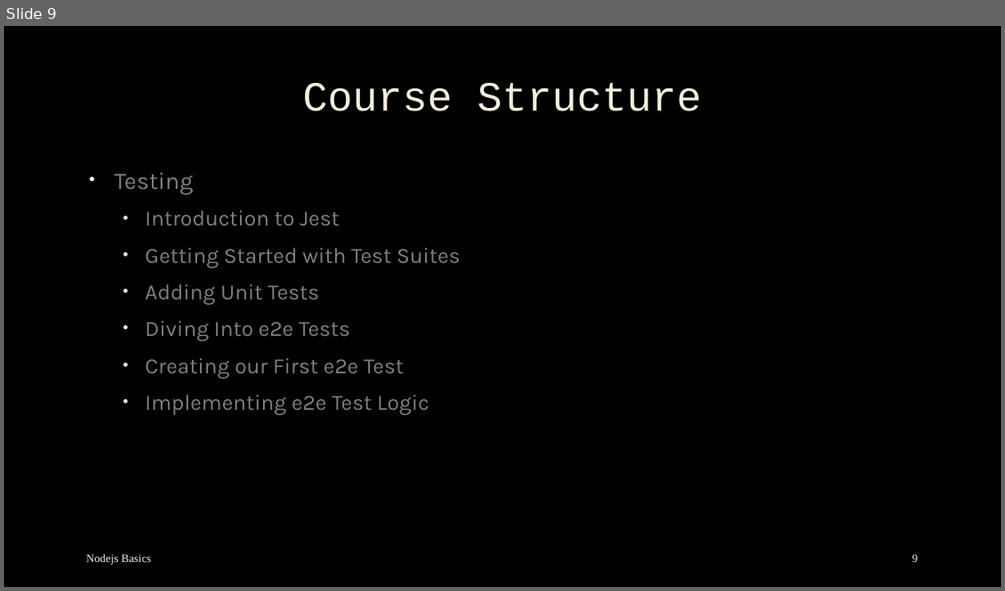
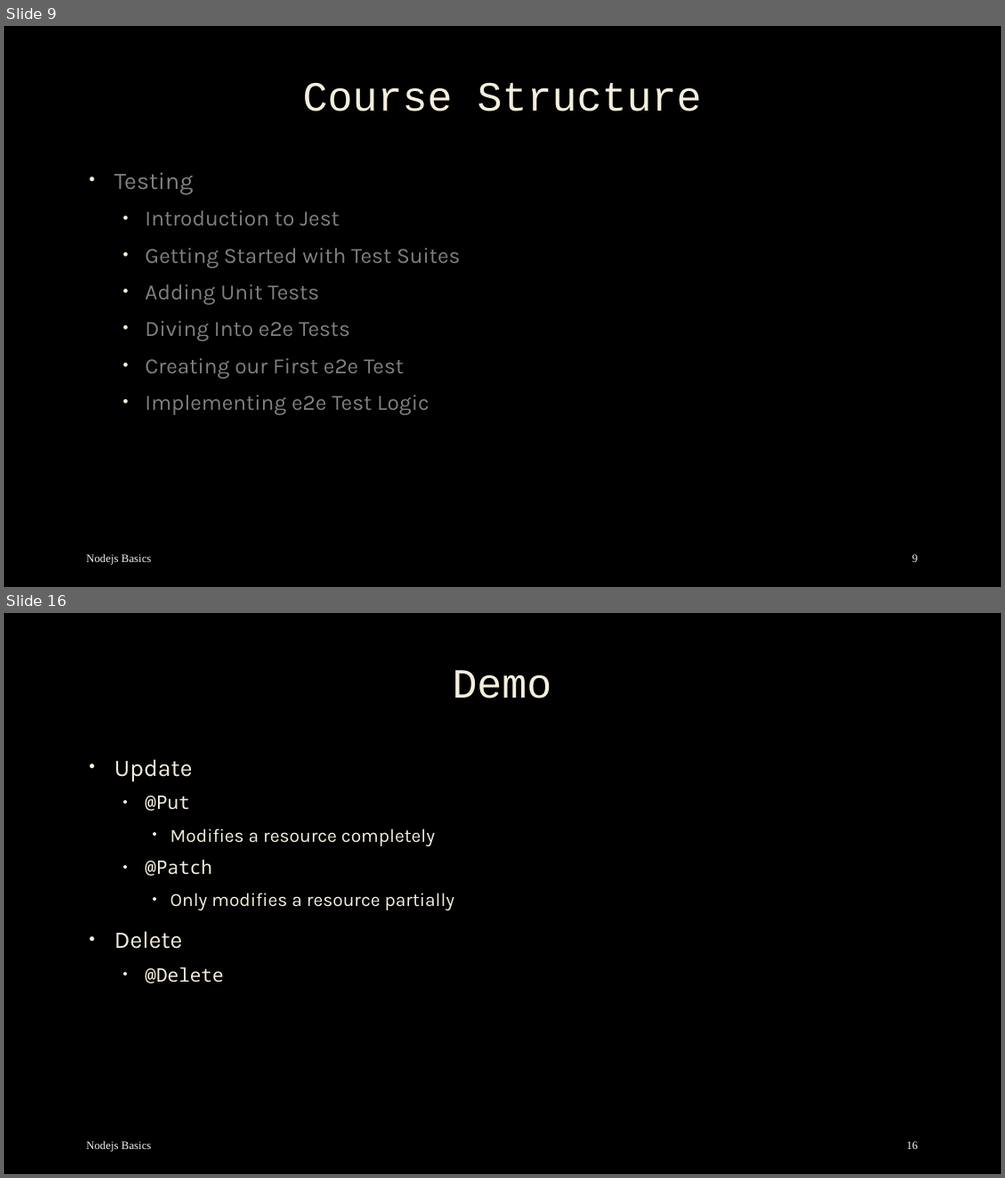
Before and after one commit to mostafa8026/nestjs-course, a slide deck: nestjs/nestjs-01.pptx. Shown one above the other, each under a label of ours: slide 9 before the commit, slides 9 and 16 after it; the slides between them are not shown. The pictures are 1005x591 and 1005x1178 pixels, drawn with LibreOffice and Linux fonts; fonts in the diff are those of the drawing; background and template pictures are left out. Boxes give left, top, right and bottom in pixels: in the first picture for what was removed or moved away, otherwise in the second. Text is boxed around its words. In the diff, an @@ line names an element or a change of style, - is before the commit and + after.

```diff
--- a/nestjs/nestjs-01.pptx
+++ b/nestjs/nestjs-01.pptx
@@ slide 16 added at (x1=4, y1=613, x2=1001, y2=1174), background picture (left out) @@
@@ title added at (x1=453, y1=670, x2=552, y2=698), 40 pt, text #F4EEDC @@
+Demo
@@ text added at (x1=114, y1=759, x2=455, y2=983), 18 pt, text #F4EEDC @@
+• Update
+  • @Put
+    • Modifies a resource completely
+  • @Patch
+    • Only modifies a resource partially
+• Delete
+  • @Delete
@@ text added at (x1=86, y1=1141, x2=152, y2=1151), 11 pt, text #F2F2F2 @@
+Nodejs Basics
@@ page number added at (x1=906, y1=1141, x2=918, y2=1149), 11 pt, text #F2F2F2 @@
+16
```
Also in this commit, not shown: 2 slides changed, 17 other slides added, 16 other files.
